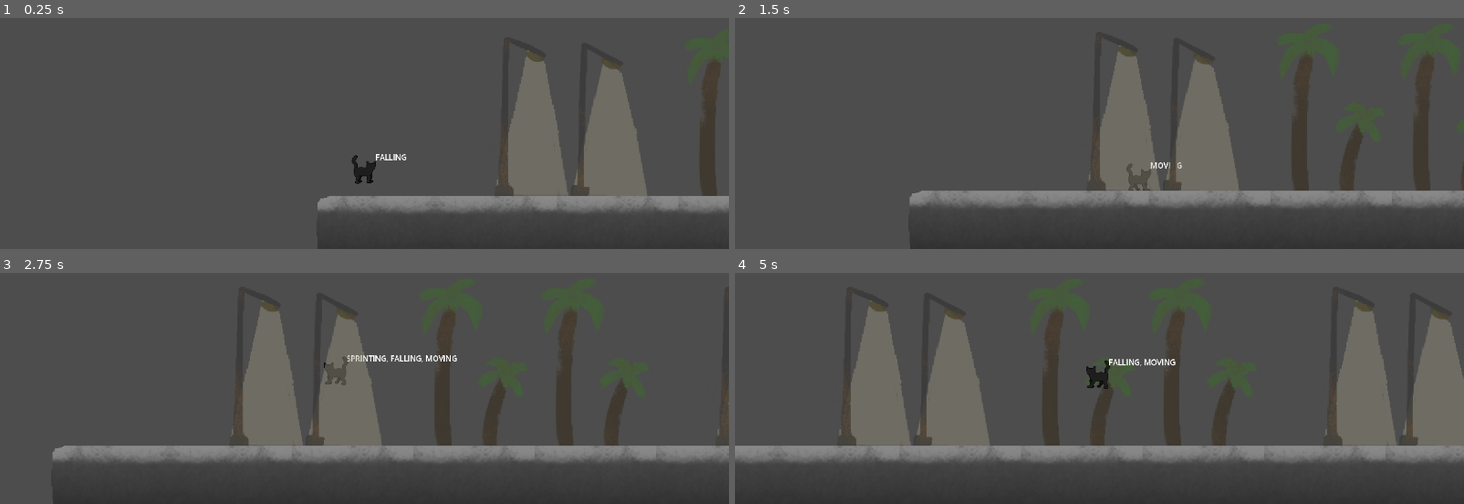
Above: before the commit, frames 1-4 (two rows, left to right).
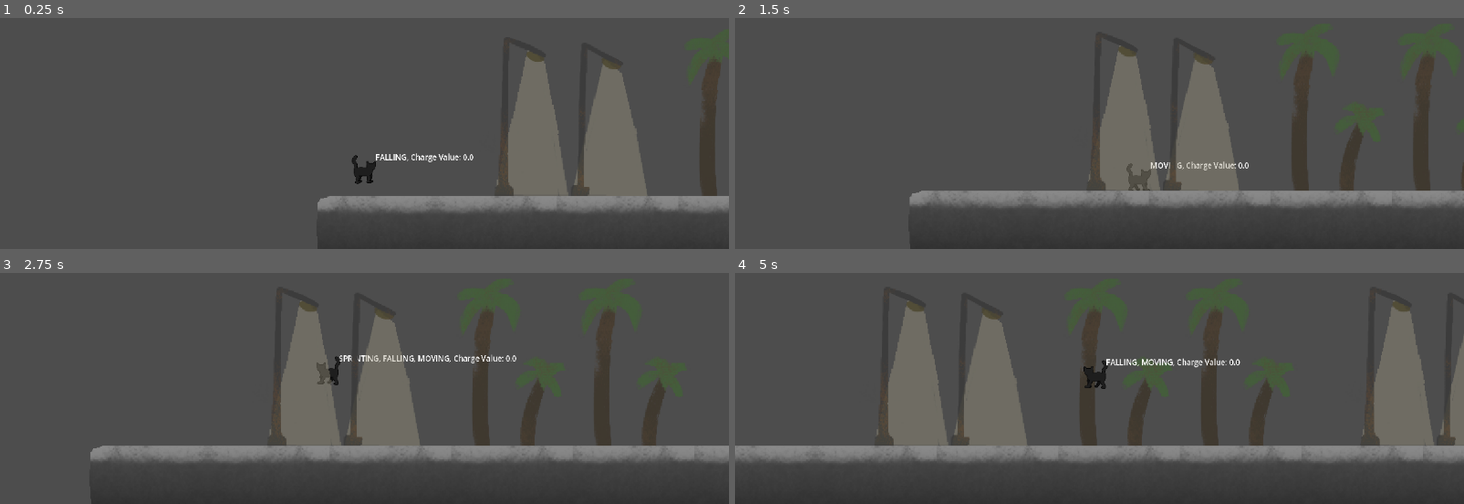
Above: after the commit, the same moments.

Repository: Somebud0180/Carreon
Game: Godot game, scene res://scenes/game.tscn
Two runs of this game, one before a commit and one after it. Both use one fixed random seed, a clock stepped at 60 frames per second and the inputs below. The engine's default icon, where the game draws it, is replaced by a stand-in: a white triangle on a blue panel in a dark square.
Inputs:
- Up to frame 1 (0.25 s): no input
- Up to frame 2 (1.5 s): tap Enter at 0.5 s; hold Shift (sprint) 0.53-1.28 s; hold Right (move_right) from 0.53 s (still down); tap Space (jump) at 0.77, 0.8, 1.07, 1.35 s
- Up to frame 3 (2.75 s): tap Space (jump) at 1.52, 1.82, 2.3 s; tap Shift (sprint) at 1.55 s; release Right (move_right) at 2.03 s; hold Left (move_left) from 2.03 s (still down); hold Shift (sprint) from 2.03 s (still down)
- Up to frame 4 (5 s): release Left (move_left) at 2.78 s; release Shift (sprint) at 2.78 s; hold Right (move_right) 2.78-4.28 s; tap Alt at 2.85 s; tap Space (jump) at 3.02, 3.32, 3.77, 3.8, 4.07, 4.35, 4.52, 4.82 s; tap Shift (sprint) at 3.05, 4.55 s; hold Shift (sprint) 3.53-4.28 s; hold Left (move_left) from 4.28 s (still down)

The runs differ from the first frame. In frame 1, 0.1% of the frame differs, in the area x 55-65%, y 58-63%; in frame 2, 0.1%; in frame 3, 16%; in frame 4, 22%, in the area x 2-100%, y 11-82%.

Commit message:
Added charge mechanic to player controls, added top-level documentation to player code

Diff:
--- a/scenes/gaff.tscn
+++ b/scenes/gaff.tscn
@@ -68,6 +68,8 @@
 
 [node name="CoyoteTimer" type="Timer" parent="." unique_id=1877702300]
 
+[node name="ChargedTimer" type="Timer" parent="." unique_id=12552418]
+
 [node name="Label" type="Label" parent="." unique_id=1753553537]
 offset_left = 47.0
 offset_top = -72.0
@@ -77,3 +79,4 @@
 text = "Standing"
 
 [connection signal="timeout" from="CoyoteTimer" to="." method="_on_coyote_timer_timeout"]
+[connection signal="timeout" from="ChargedTimer" to="." method="_on_charged_timer_timeout"]
--- a/scripts/gaff.gd
+++ b/scripts/gaff.gd
@@ -5,26 +5,40 @@
 signal kill_player
 
 # Debug Variables
-enum DEBUG_STATES { STANDING, MOVING, SPRINTING, JUMPING, COYOTE, FALLING }
+enum DEBUG_STATES { STANDING, MOVING, SPRINTING, CHARGING, CHARGED, JUMPING, COYOTE, FALLING }
 var debug_state = []
 
 # Player Constants
 const SPEED = 150.0
 const JUMP_VELOCITY = -400.0
-const ACCELERATION = 250
-const FRICTION = 550
+const ACCELERATION = 250.0
+const FRICTION = 550.0
 
 # Sprint Constants
 const SPRINT_SPEED = 250.0
-const SPRINT_ACCELERATION = 750
-const AIR_FRICTION = 100
+const SPRINT_ACCELERATION = 750.0
+const AIR_FRICTION = 100.0
+
+# Charged Constansts
+const MAX_CHARGE_VALUE = 50.0
+const CHARGED_SPEED = 300.0
+const CHARGED_ACCELERATION = 600.0
+const CHARGED_JUMP_VELOCITY = -600.0
 
 # Juice Constants
-const TURN_SPEED = 400      # How fast player snaps to the opposite direction
-const AIR_TURN_SPEED = 600  # How fast player snaps to the opposite direction in the air
+const TURN_SPEED = 150.0      # How fast player snaps to the opposite direction
+const AIR_TURN_SPEED = 350.0  # How fast player snaps to the opposite direction in the air
 const COYOTE_FRAMES = 7          # How long the player can jump after leaving the floor
 const SPRINT_COYOTE_FRAMES = 12  # How long the player can jump after leaving the floor while sprinting
 
+# Charge value for super jump/sprint
+var charge_value = 0.0:
+	set(value):
+		charge_value = snapped(min(MAX_CHARGE_VALUE, max(0, value)), 0.01)
+
+var is_charging = false    # Induces the increase of the charge value
+var is_charged = false     # Enables charged stats
+var is_decharging = false  # Maintains charged stats for awhile (while sprinting)
 var is_jumping = false
 var is_sprinting = false
 var is_coyote_time = false
@@ -39,6 +53,13 @@
 func _physics_process(delta: float) -> void:
 	debug_state.clear()
 
+	# Handle charge
+	if charge_value == MAX_CHARGE_VALUE:
+		debug_state.append(DEBUG_STATES.CHARGED)
+		is_charged = true
+		is_decharging = true
+		$ChargedTimer.start()
+
 	# Add the gravity.
 	if !is_on_floor():
 		# Handle coyote time.
@@ -52,20 +73,23 @@
 		# Reset jump
 		is_jumping = false
 
-	# Handle jump.
-	if Input.is_action_just_pressed("jump") and (is_on_floor() or is_coyote_time):
-		velocity.y = JUMP_VELOCITY
-		is_jumping = true
-		is_coyote_time = false
-
 	# Handle sprint.
 	if Input.is_action_pressed("sprint"):
-		debug_state.append(DEBUG_STATES.SPRINTING)
 		is_sprinting = true
 		$CoyoteTimer.wait_time = SPRINT_COYOTE_FRAMES / 60.0
 	else:
 		is_sprinting = false
 		$CoyoteTimer.wait_time = COYOTE_FRAMES / 60.0
+
+	# Handle jump.
+	if Input.is_action_just_pressed("jump") and (is_on_floor() or is_coyote_time):
+		velocity.y = CHARGED_JUMP_VELOCITY if is_charged else JUMP_VELOCITY
+		is_jumping = true
+		is_coyote_time = false
+		is_charging = false    # Stop charging if the player jumps
+		if is_charged:
+			is_charged = false     # Consume charge
+			is_decharging = false  # Consume charge to block charged sprint
 
 	# Get the input direction and handle the movement/deceleration.
 	var direction := Input.get_axis("move_left", "move_right")
@@ -73,15 +97,26 @@
 		# Check if moving opposite to current velocity
 		var is_turning = sign(direction) != sign(velocity.x) and velocity.x != 0
 
-		var current_accel = SPRINT_ACCELERATION if is_sprinting else ACCELERATION
+		if is_sprinting:
+			debug_state.append(DEBUG_STATES.SPRINTING)
+
+		var current_accel = CHARGED_ACCELERATION if is_decharging else SPRINT_ACCELERATION if is_sprinting else ACCELERATION
 		var turn_accel = AIR_TURN_SPEED if !is_on_floor() else TURN_SPEED
-		var final_accel = turn_accel if is_turning else current_accel
-		var current_speed = SPRINT_SPEED if is_sprinting else SPEED
+		var final_accel = (current_accel + turn_accel) if is_turning else current_accel
+		var current_speed = CHARGED_SPEED if is_decharging else SPRINT_SPEED if is_sprinting else SPEED
 
+		is_charging = false  # Stop charging if the player moves
+		is_charged = false   # Consume charge
 		velocity.x = move_toward(velocity.x, direction * current_speed, final_accel * delta)
 	else:
 		var current_friction = AIR_FRICTION if !is_on_floor() else FRICTION
 		velocity.x = move_toward(velocity.x, 0, current_friction * delta)
+
+		if is_sprinting and is_on_floor():
+			is_charging = true
+			debug_state.append(DEBUG_STATES.CHARGING)
+		else:
+			is_charging = false
 
 	if is_coyote_time:
 		debug_state.append(DEBUG_STATES.COYOTE)
@@ -97,10 +132,17 @@
 		debug_state.append(DEBUG_STATES.STANDING)
 
 	was_on_floor = is_on_floor()
+
+	if is_charging:
+		charge_value += 20 * delta
+	else:
+		charge_value = 0
+
 	move_and_slide()
 
 	var names := debug_state.map(func(s): return DEBUG_STATES.find_key(s))
 	$Label.text = ", ".join(names)
+	$Label.text += ", Charge Value: " + str(charge_value)
 
 func _process(_delta: float) -> void:
 	if velocity.x > 0:
@@ -118,3 +160,8 @@
 
 func _on_coyote_timer_timeout() -> void:
 	is_coyote_time = false
+
+
+func _on_charged_timer_timeout() -> void:
+	is_charged = false
+	is_decharging = false
